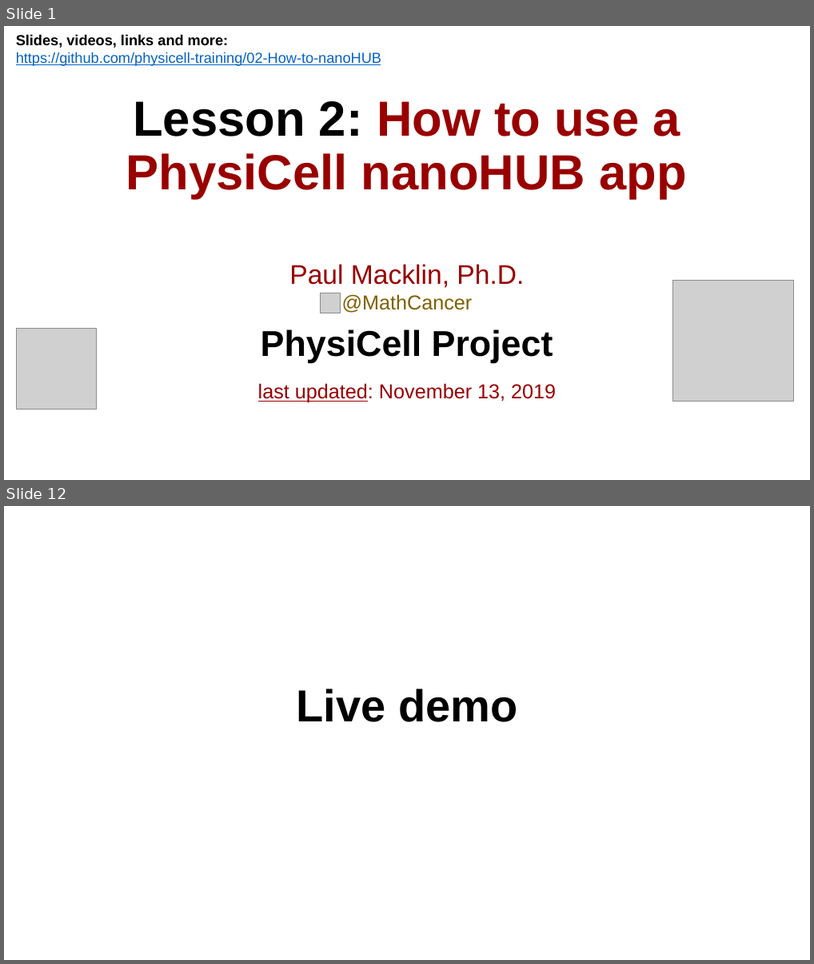
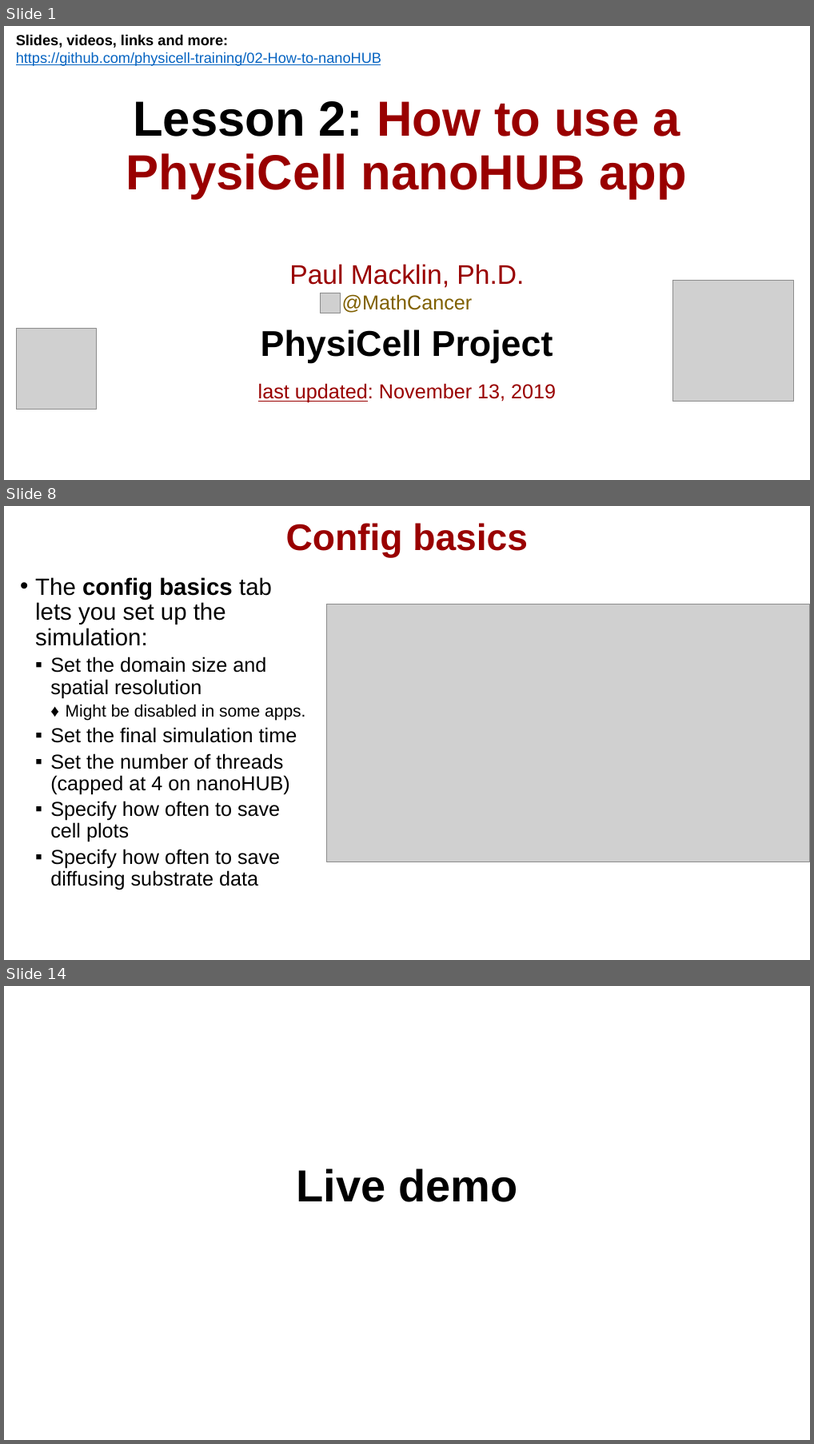
Before and after one commit to physicell-training/02-How-to-nanoHUB, a slide deck: pptx_source/02-How-to-nanoHUB.pptx. Shown one above the other, each under a label of ours: slides 1 and 12 before the commit, slides 1, 8 and 14 after it; the slides between them are not shown. The pictures are 814x964 and 814x1444 pixels, drawn with LibreOffice and Linux fonts; fonts in the diff are those of the drawing; grey boxes stand for pictures; background and template pictures are left out. Boxes give left, top, right and bottom in pixels: in the first picture for what was removed or moved away, otherwise in the second. Text is boxed around its words. In the diff, an @@ line names an element or a change of style, - is before the commit and + after.

```diff
--- a/pptx_source/02-How-to-nanoHUB.pptx
+++ b/pptx_source/02-How-to-nanoHUB.pptx
@@ slide 8 added at [4, 506, 810, 960], background #FFFFFF @@
@@ title added at [286, 523, 528, 557], 33 pt, text #990000, bold @@
+Config basics
@@ text added at [35, 577, 306, 890], 18 pt, text #000000 @@
+• The config basics tab lets you set up the simulation:
+  ▪ Set the domain size and spatial resolution
+    ♦ Might be disabled in some apps.
+  ▪ Set the final simulation time
+  ▪ Set the number of threads (capped at 4 on nanoHUB)
+  ▪ Specify how often to save cell plots
+  ▪ Specify how often to save diffusing substrate data
@@ picture added at [326, 604, 810, 862] @@
@@ what was slide 12 is now slide 14 @@
```
Also in this commit, not shown: 5 slides changed, 6 other slides added, 5 slides removed, 1 other file.
